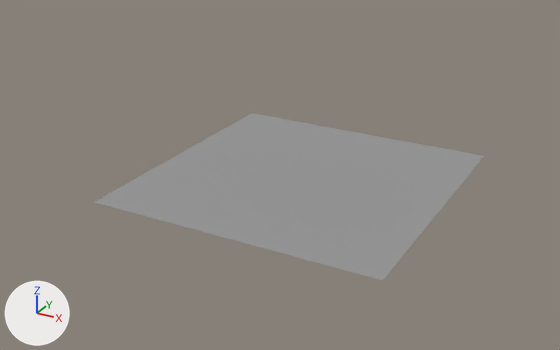
Renders of the Blender file basicux.blend from each side of a commit.
Both versions are drawn from a camera (50 mm lens) standing at (1230.0, -2411.0, 1191.0) and looking at (-31.0, -118.0, 44.0). The axes (+X, +Y, +Z) are drawn at lower left. The lights are the same throughout.

The first picture shows 'Floor'.
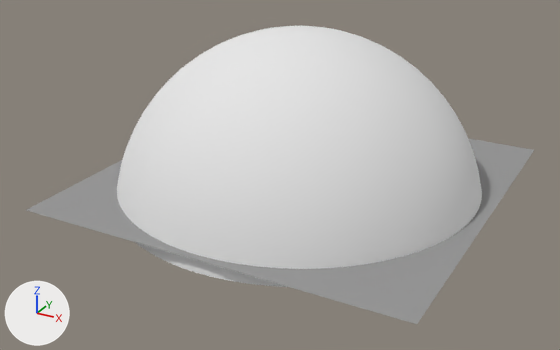
Where the change shows, as pixel boxes (x1, y1, x2, y2) in the pictures (560 x 350 px):
```json
{"object": "SkyDome", "change": "shown", "after": [117, 26, 482, 287]}
{"object": "Floor", "change": "rescaled", "before": [95, 113, 484, 280], "after": [27, 138, 534, 324]}
```

The change, as JSON lines over the scene's bpy script:
```json
{"op": "remove", "block": "ob_skydome", "code": "ob_skydome.hide_viewport = True"}
{"op": "set", "path": "ob_skydome.scale", "old": "(1.0, 1.0, 1.0)", "new": "(1.39, 1.39, 1.39)"}
{"op": "set", "path": "ob_floor.scale", "old": "(1.1, 1.1, 1.1)", "new": "(1.43, 1.43, 1.43)"}
```
